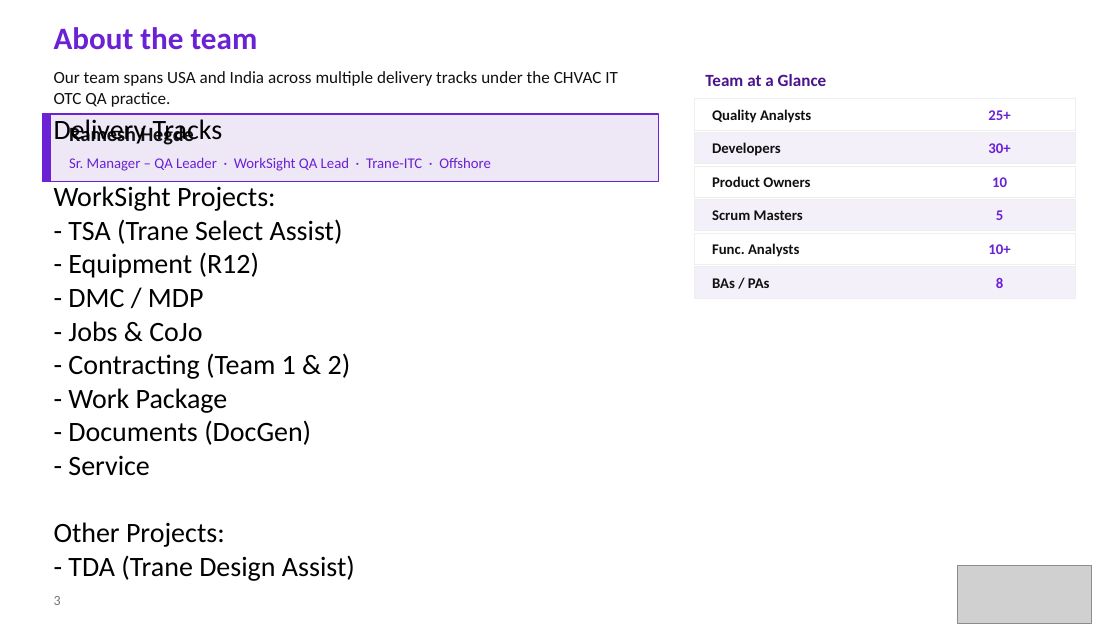
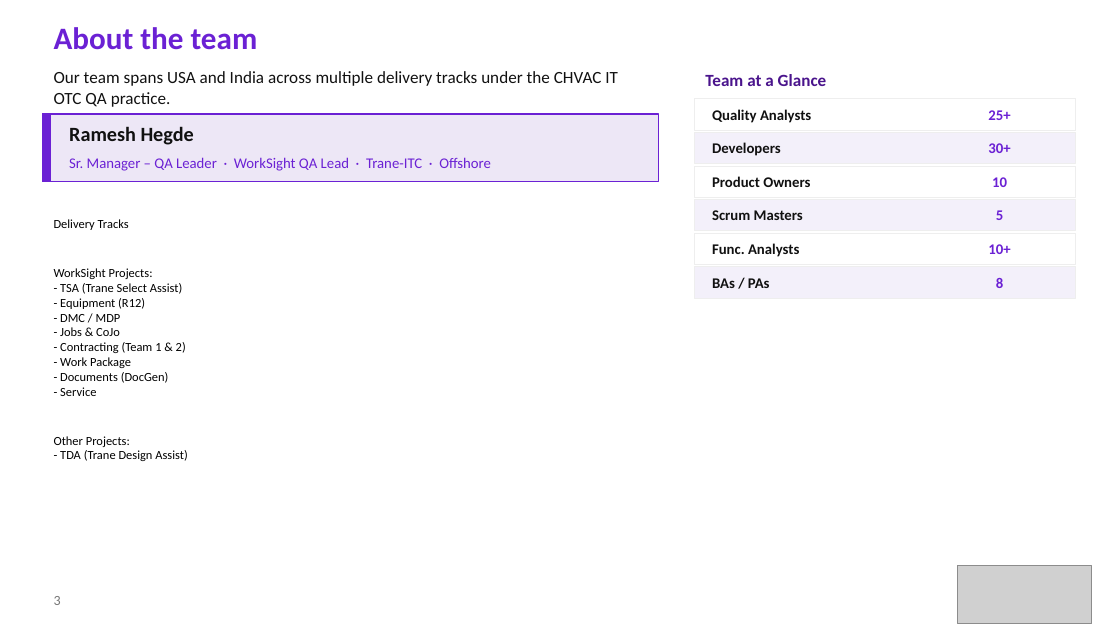
Before and after one commit to Sagar-konkanagaon/ETL__ASSIGNMENT, a slide deck: slide 3 of CHVAC_QA_Onboarding_Updated (1).pptx. Drawn at 1120x630 pixels with LibreOffice and Linux fonts; fonts in the diff are those of the drawing; grey boxes stand for pictures. Boxes give left, top, right and bottom in pixels: in the first picture for what was removed or moved away, otherwise in the second. Text is boxed around its words. In the diff, an @@ line names an element or a change of style, - is before the commit and + after.

```diff
--- a/CHVAC_QA_Onboarding_Updated (1).pptx
+++ b/CHVAC_QA_Onboarding_Updated (1).pptx
@@ text "Delivery Tracks" at [54,219,188,461]: size 18 to 8 pt @@
```
Also in this commit, not shown: 7 other slides changed, 1 slide added, 1 slide removed.
